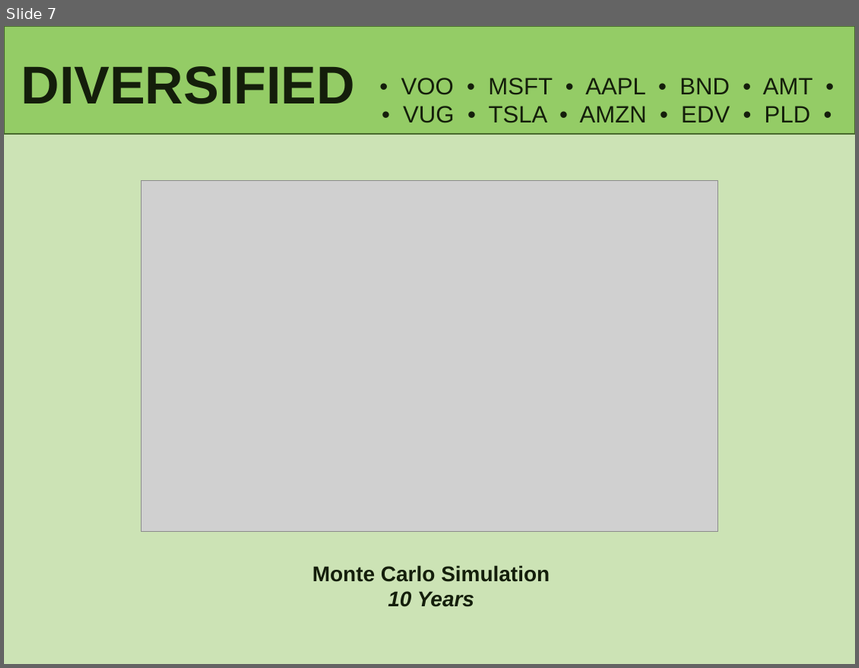
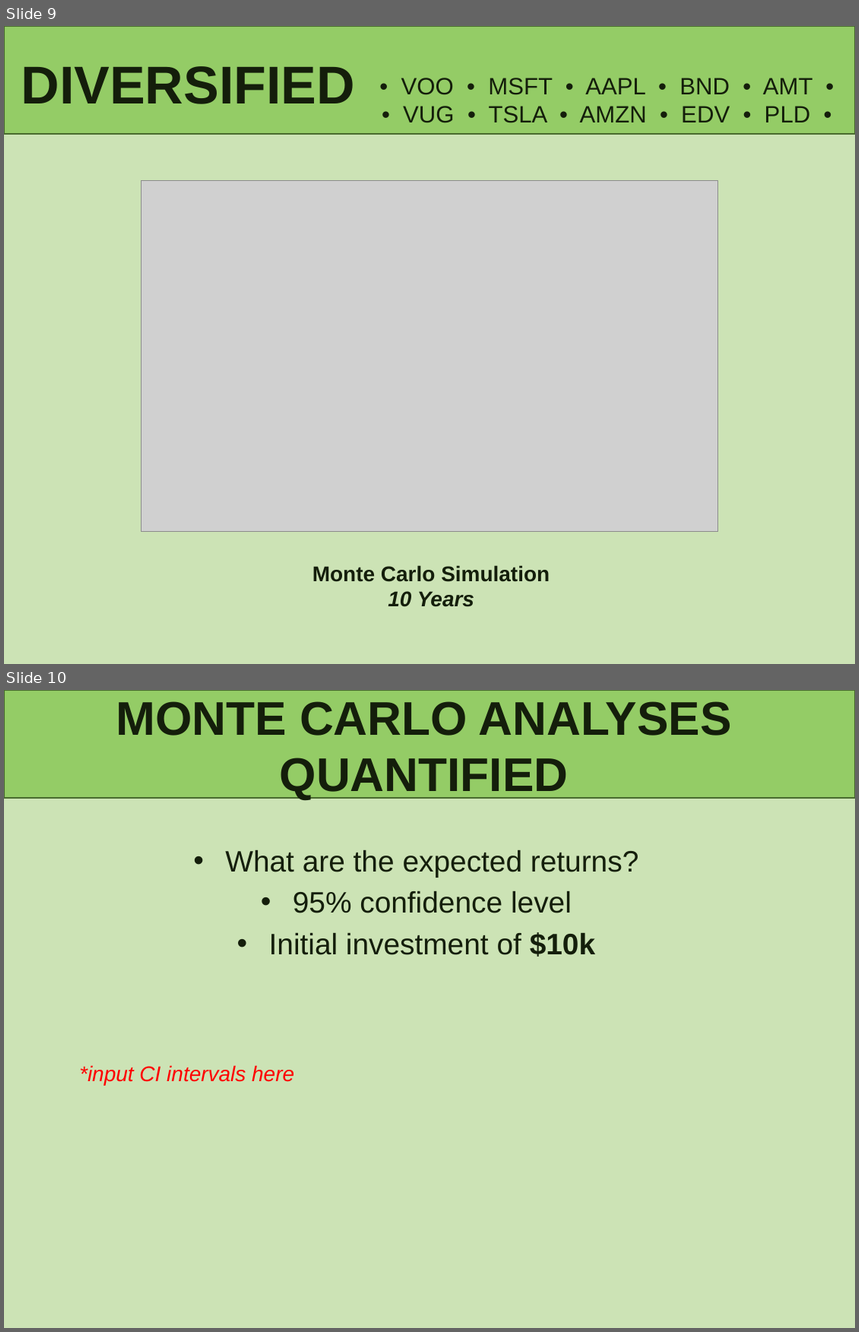
Before and after one commit to lindseyhardouin/Challenging_the_Status_Quo, a slide deck: presentation/P1- Challening the Status Quo.pptx. Shown one above the other, each under a label of ours: slide 7 before the commit, slides 9 and 10 after it. The pictures are 859x668 and 859x1332 pixels, drawn with LibreOffice and Linux fonts; fonts in the diff are those of the drawing; grey boxes stand for pictures. Boxes give left, top, right and bottom in pixels: in the first picture for what was removed or moved away, otherwise in the second. Text is boxed around its words. In the diff, an @@ line names an element or a change of style, - is before the commit and + after.

```diff
--- a/presentation/P1- Challening the Status Quo.pptx
+++ b/presentation/P1- Challening the Status Quo.pptx
@@ slide 10 added at (4,690,855,1328), background #CCE3B5; not listed: 1 template element that a slide beside it also shows @@
@@ title added at (116,701,732,800), 40 pt, text #141E0B, bold @@
+MONTE CARLO ANALYSES QUANTIFIED
@@ text added at (225,850,639,957), 25 pt, text #141E0B @@
+• What are the expected returns?
+• 95% confidence level
+• Initial investment of $10k
@@ text added at (79,1065,294,1085), 18 pt, text #FF0000, italic @@
+*input CI intervals here
@@ what was slide 7 is now slide 9 @@
```
Also in this commit, not shown: 4 other slides added.
